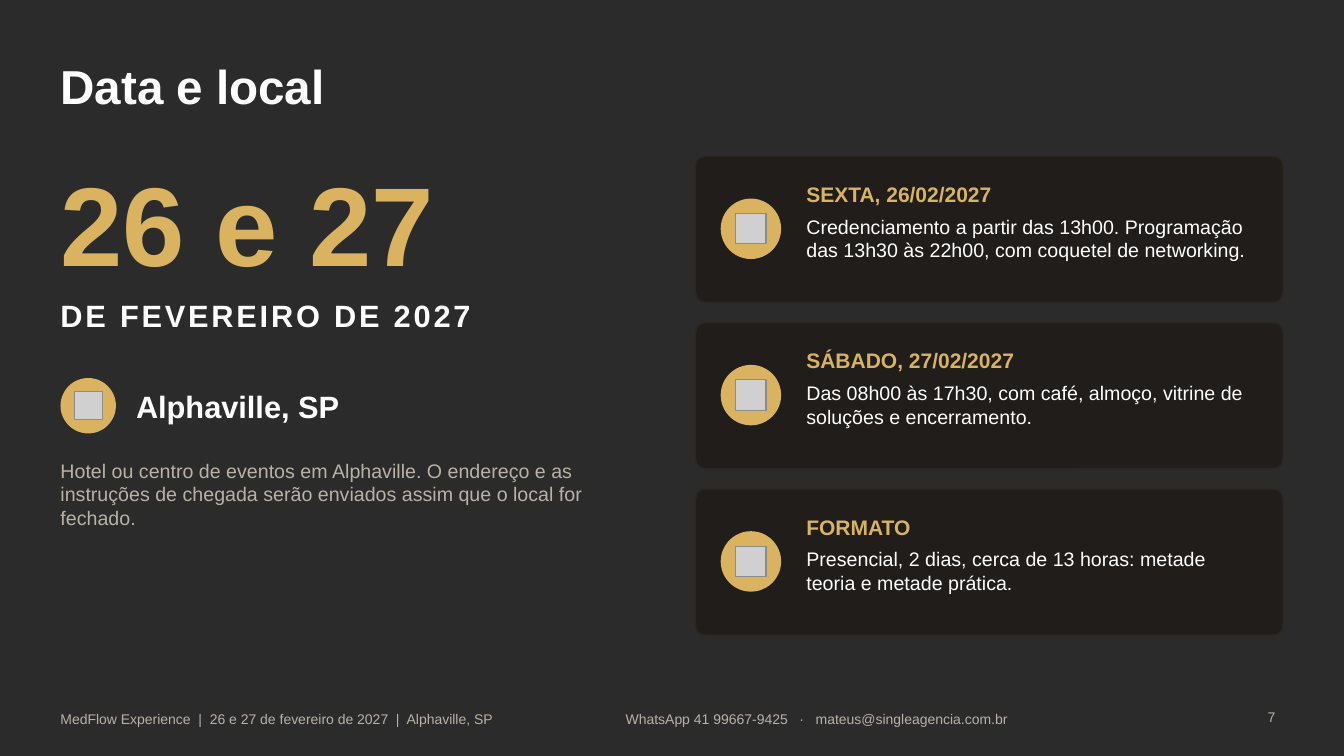
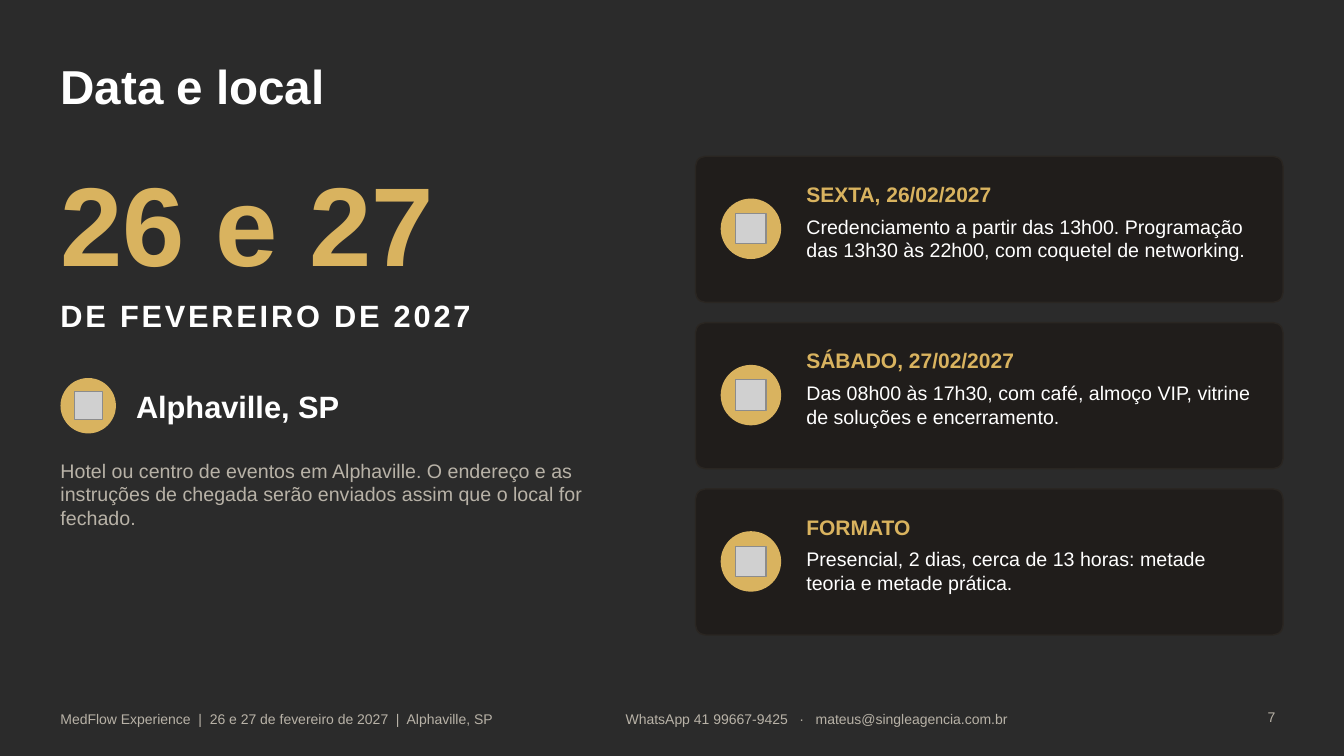
Before and after one commit to jemaaz-byte/jessica-fit, a slide deck: slide 7 of medflow/MedFlow_Cotas_Patrocinio_2027.pptx. Drawn at 1344x756 pixels with LibreOffice and Linux fonts; fonts in the diff are those of the drawing; grey boxes stand for pictures; background and template pictures are left out; a plain dark background stands for a picture behind light text. Boxes give left, top, right and bottom in pixels: in the first picture for what was removed or moved away, otherwise in the second. Text is boxed around its words. In the diff, an @@ line names an element or a change of style, - is before the commit and + after.

```diff
--- a/medflow/MedFlow_Cotas_Patrocinio_2027.pptx
+++ b/medflow/MedFlow_Cotas_Patrocinio_2027.pptx
@@ text at box(806, 385, 1250, 428): text changed @@
-Das 08h00 às 17h30, com café, almoço, vitrine de soluções e encerramento.
+Das 08h00 às 17h30, com café, almoço VIP, vitrine de soluções e encerramento.
```
Also in this commit, not shown: 2 other slides changed, 1 other file.
